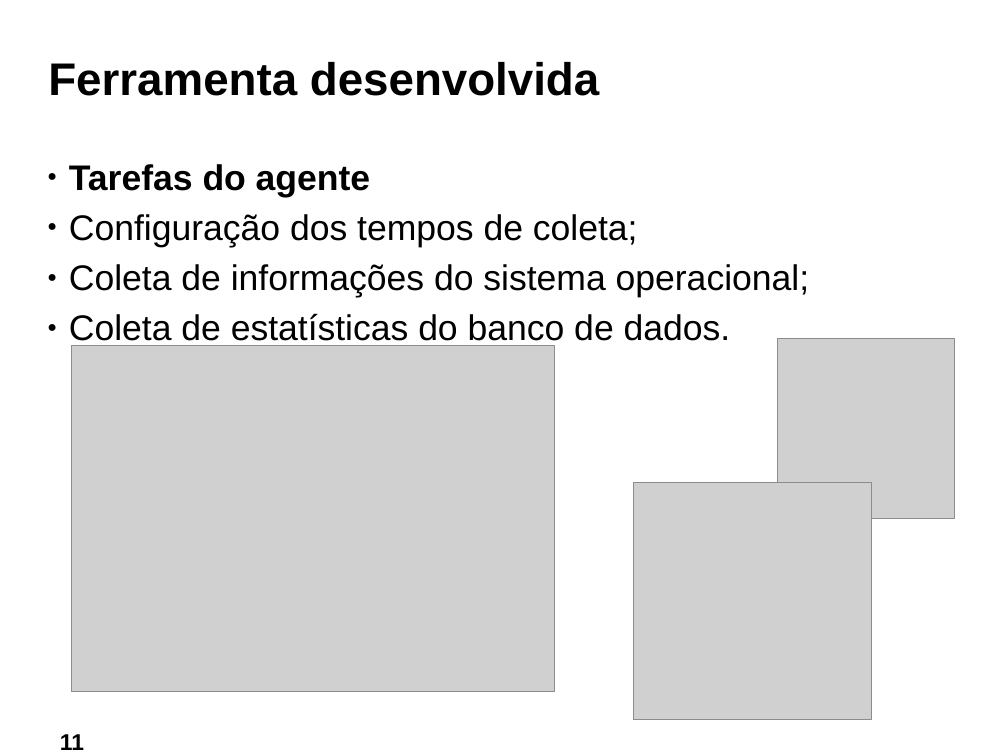
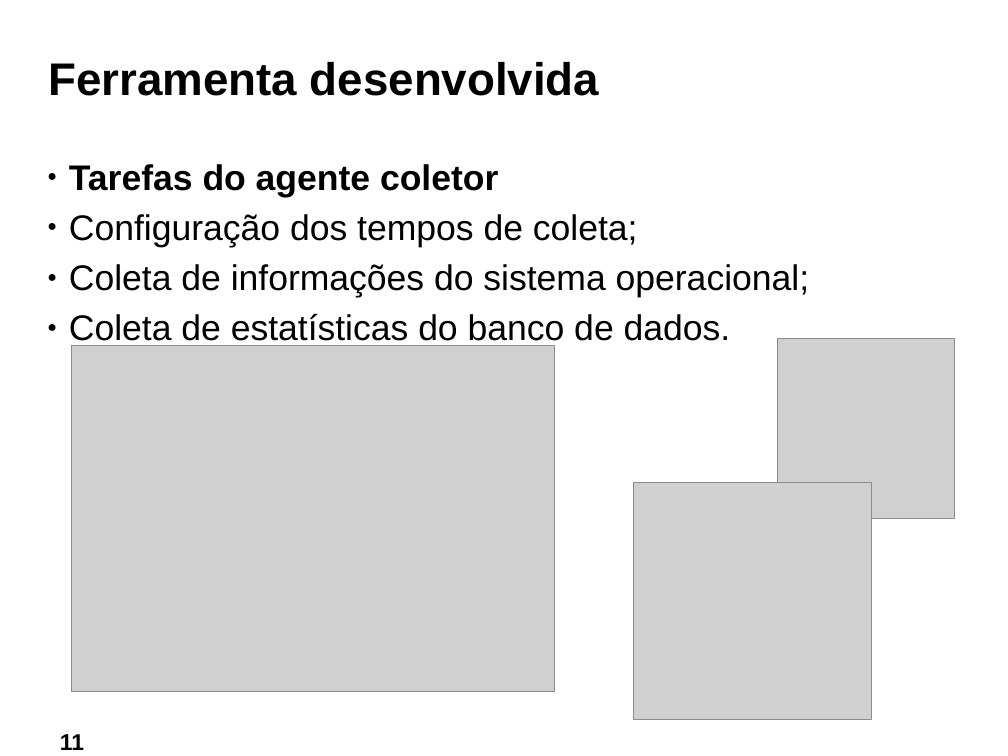
Before and after one commit to ftomasini/smdb, a slide deck: slide 11 of Documentos/FTOMASINI/FINAL/APRESENTACAO.odp. Drawn at 1008x756 pixels with LibreOffice and Linux fonts; fonts in the diff are those of the drawing; grey boxes stand for pictures; background and template pictures are left out. Boxes give left, top, right and bottom in pixels: in the first picture for what was removed or moved away, otherwise in the second. Text is boxed around its words. In the diff, an @@ line names an element or a change of style, - is before the commit and + after.

```diff
--- a/Documentos/FTOMASINI/FINAL/APRESENTACAO.odp
+++ b/Documentos/FTOMASINI/FINAL/APRESENTACAO.odp
@@ text at [69, 164, 498, 197]: text changed @@
-● Tarefas do agente
+● Tarefas do agente coletor
```
Also in this commit, not shown: 1 other slide changed, 2 other files.
